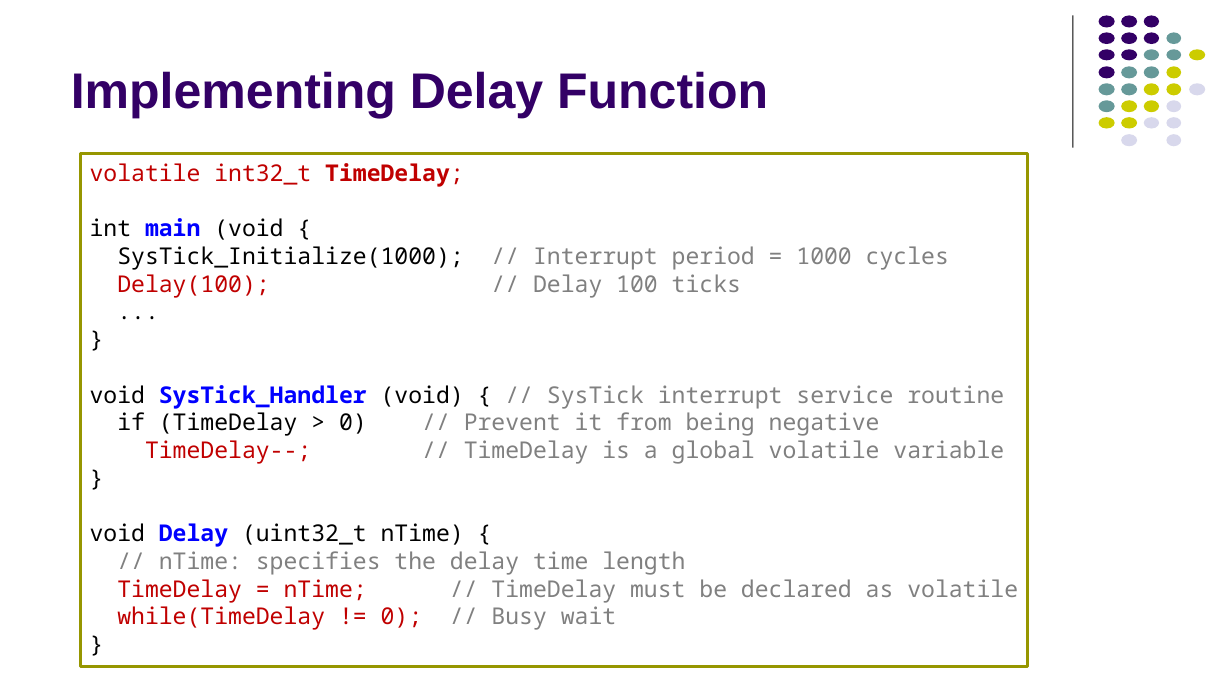
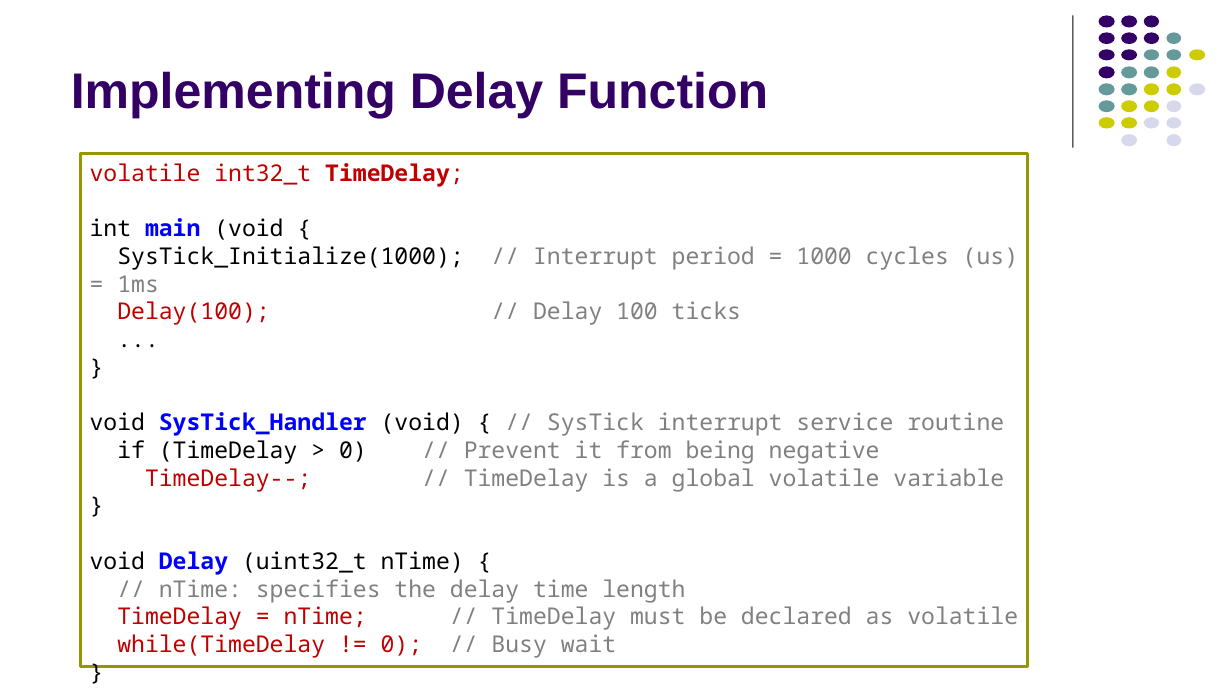
Before and after one commit to kmtekvn/hitech_stm32_basic, a slide deck: slide 14 of 04. Slides/02. STM32 & CubeIDE/System Timer.pptx. Drawn at 1232x693 pixels with LibreOffice and Linux fonts; fonts in the diff are those of the drawing. Boxes give left, top, right and bottom in pixels: in the first picture for what was removed or moved away, otherwise in the second. Text is boxed around its words. In the diff, an @@ line names an element or a change of style, - is before the commit and + after.

Commit message:
update slide
update slide

```diff
--- a/04. Slides/02. STM32 & CubeIDE/System Timer.pptx
+++ b/04. Slides/02. STM32 & CubeIDE/System Timer.pptx
@@ text in rectangle at [117, 246, 1018, 270]: text changed @@
-SysTick_Initialize(1000); // Interrupt period = 1000 cycles
+SysTick_Initialize(1000); // Interrupt period = 1000 cycles (us) = 1ms
```
Also in this commit, not shown: 7 other files.
